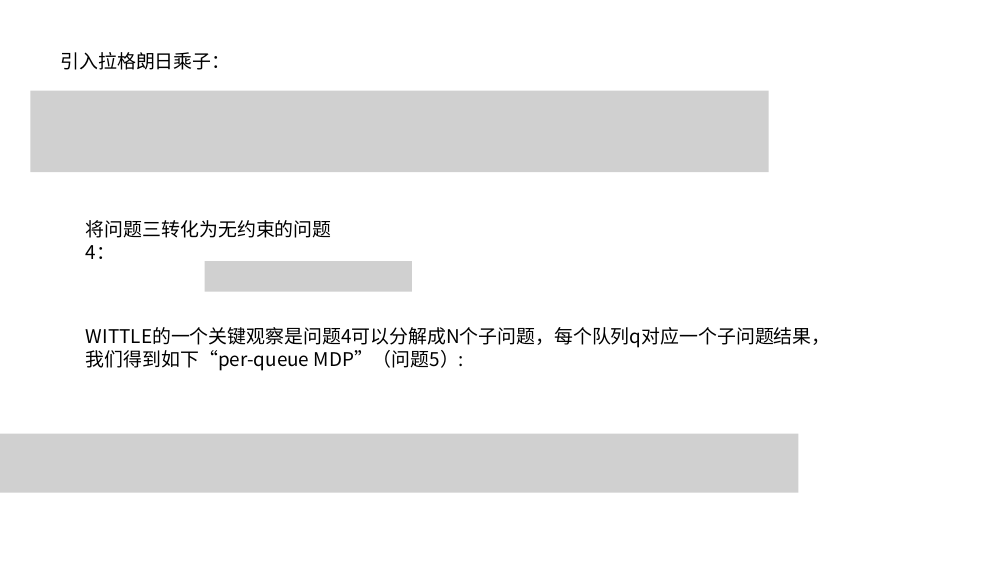
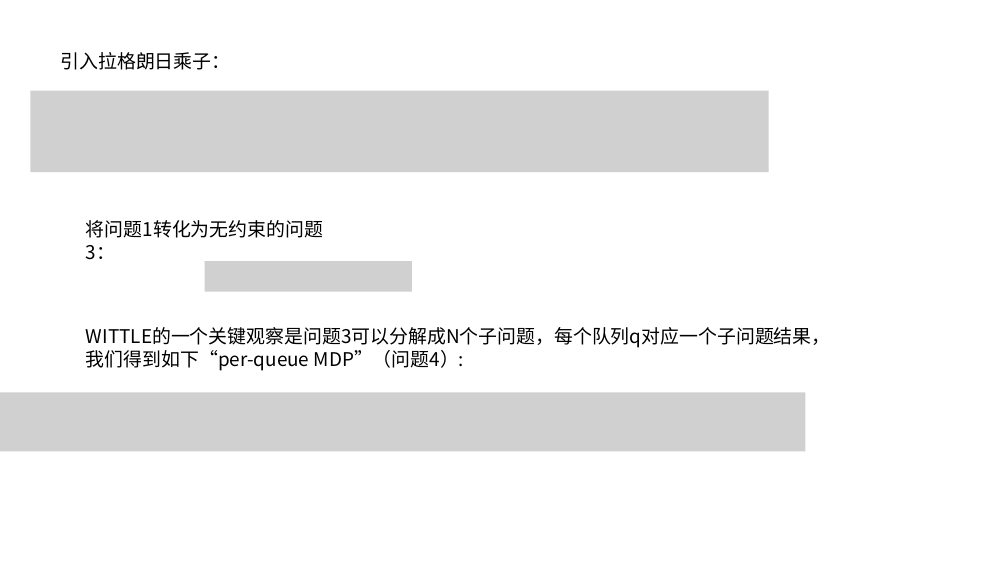
Before and after one commit to JinPeng-Zhang/RMAB, a slide deck: slide 14 of PPT/算法整理.pptx (slide 10 before the commit). Drawn at 1008x567 pixels with LibreOffice and Linux fonts; fonts in the diff are those of the drawing; grey boxes stand for pictures. Boxes give left, top, right and bottom in pixels: in the first picture for what was removed or moved away, otherwise in the second. Text is boxed around its words. In the diff, an @@ line names an element or a change of style, - is before the commit and + after.

```diff
--- a/PPT/算法整理.pptx
+++ b/PPT/算法整理.pptx
@@ text at box(86, 220, 323, 238): text changed @@
-将问题三转化为无约束的问题4：
+将问题1转化为无约束的问题3：
@@ text at box(86, 327, 831, 371): text changed @@
-WITTLE的一个关键观察是问题4可以分解成N个子问题，每个队列q对应一个子问题结果，我们得到如下“per-queue MDP”（问题5）:
+WITTLE的一个关键观察是问题3可以分解成N个子问题，每个队列q对应一个子问题结果，我们得到如下“per-queue MDP”（问题4）:
@@ picture added at box(0, 392, 806, 451) @@
@@ picture removed at box(0, 433, 799, 492) @@
```
Also in this commit, not shown: 13 other slides changed, 7 slides added, 9 other files.
